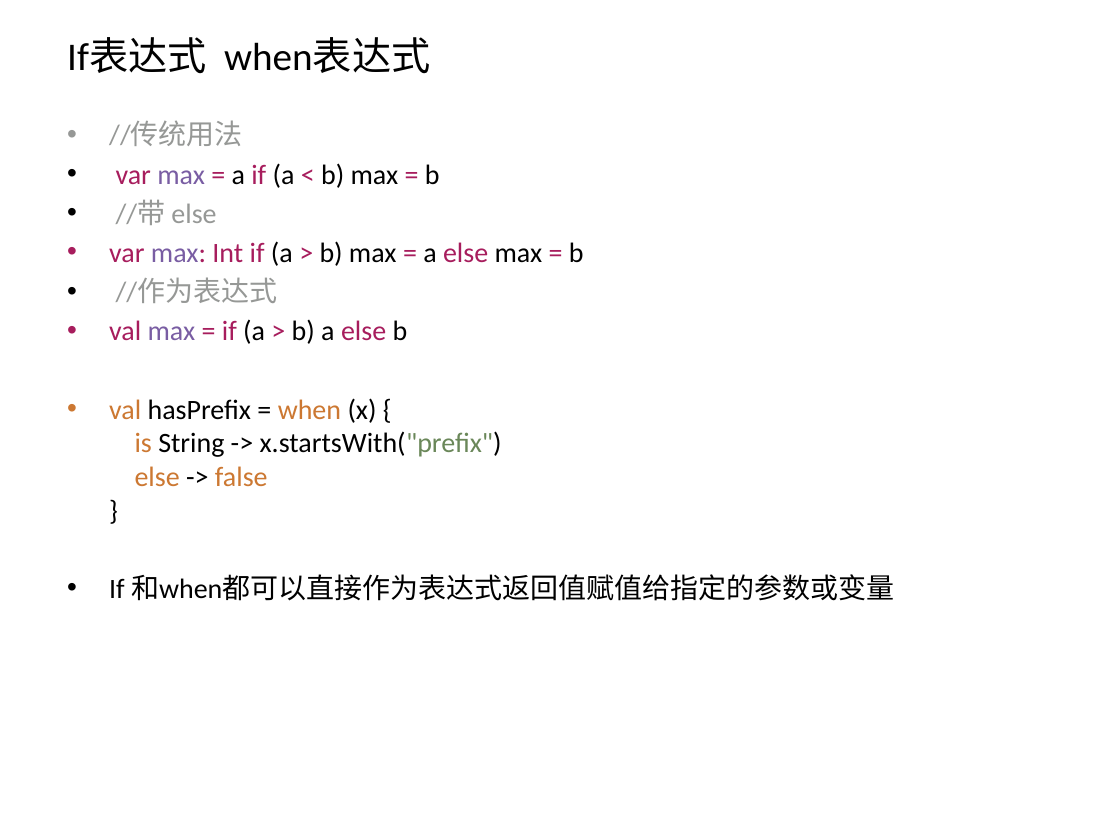
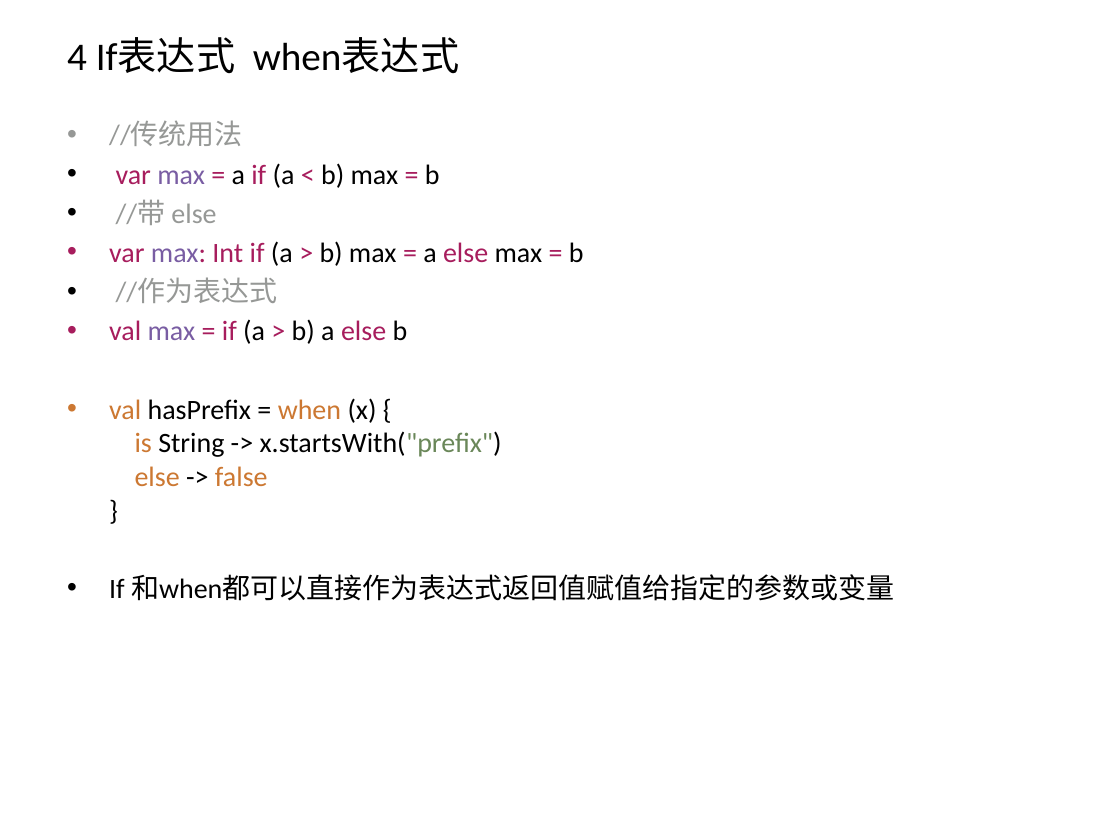
Before and after one commit to zxf2871/KotlinStudy, a slide deck: slide 6 of Kotlin初探.pptx. Drawn at 1120x840 pixels with LibreOffice and Linux fonts; fonts in the diff are those of the drawing. Boxes give left, top, right and bottom in pixels: in the first picture for what was removed or moved away, otherwise in the second. Text is boxed around its words. In the diff, an @@ line names an element or a change of style, - is before the commit and + after.

```diff
--- a/Kotlin初探.pptx
+++ b/Kotlin初探.pptx
@@ title at (67,37,459,73): text changed @@
-If表达式 when表达式
+4 If表达式 when表达式
```
Also in this commit, not shown: 24 other slides changed, 6 slides added, 5 slides removed, 6 other files.
